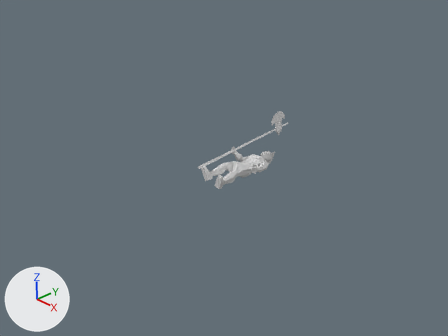
What one commit did to the Blender file techs/megapack/romans/guard_attack.blend.
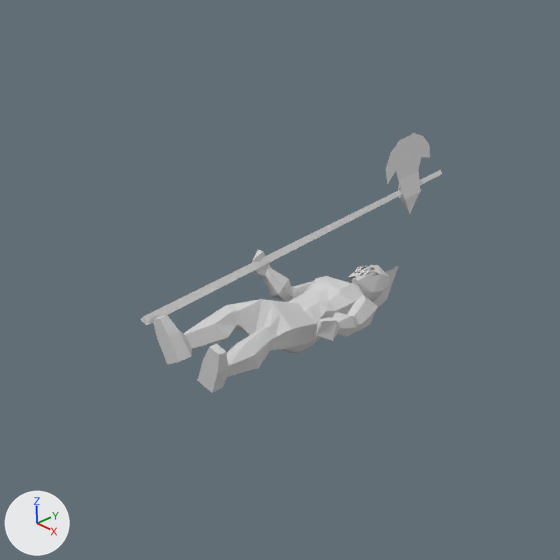
Each version is shown from the file's camera 'Camera', then close up on the part from 35% to 72% of the width and 21% to 71% of the height. The axes (+X, +Y, +Z) are drawn at lower left. The lights are the same throughout.

In view in the first close-up: 'Cylinder', 'speer_man_st_Material'.
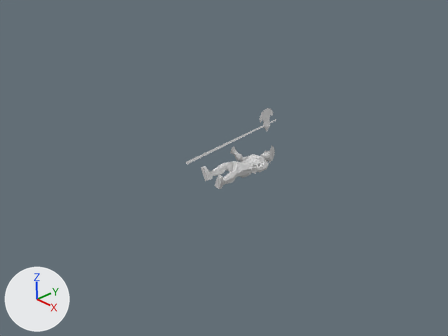
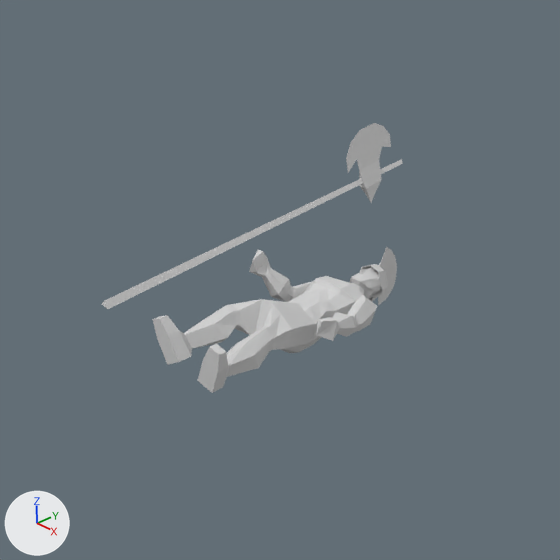
What differs and where, as boxes [x1, y1, x2, y2] in the close-ups (560 x 560 px):
'speer_man_st_Material', reshaped (6% narrower)
    before: [152, 250, 398, 393]
    after: [152, 250, 382, 393]
'Cylinder', moved
    before: [141, 133, 442, 325]
    after: [102, 123, 403, 309]
'speer_man_st_Mate', added
    after: [349, 247, 397, 305]
part 1 of me_speer_man_st_material, deleted
    before: [349, 265, 390, 302]
part 2 of me_speer_man_st_material, deleted
    before: [373, 266, 398, 309]

The change, as a diff of the scene's bpy script:
```diff
--- a/techs/megapack/romans/guard_attack.blend.py
+++ b/techs/megapack/romans/guard_attack.blend.py
@@ me_speer_man_st_material @@
 me_speer_man_st_material.from_pydata(...)  # 339 vertices, 635 faces; spans x -0.51..0.49, y -0.01..2.33, z -0.23..0.45
 # used by ob_speer_man_st_material; location = (0.019, 0.011, -0.011); scale = (1.08, 1.08, 1.08)
+# me_speer_man_st_material part 1: the loose piece of 60 vertices spanning x -0.13..0.12, y 1.77..2.21, z -0.11..0.21 is deleted
+# me_speer_man_st_material part 2: the loose piece of 11 vertices spanning x -0.03..0.01, y 1.84..2.33, z -0.23..0.1 is deleted
 me_speer_man_st_material.materials.append(mat_material_001)
@@ me_speer_man_st_mate @@
+me_speer_man_st_mate.from_pydata(...)  # 155 vertices, 278 faces; spans x -0.142..0.142, y -0.267..0.267, z -0.258..0.258
+me_speer_man_st_mate.materials.append(mat_material_001)  # its picture is missing
@@ ob_cylinder @@
 ob_cylinder = bpy.data.objects.new('Cylinder', me_cylinder)
-ob_cylinder.location = (-0.483, 2.527, 1.719)
+ob_cylinder.location = (-0.926, 2.487, 1.719)
 ob_cylinder.rotation_euler = (-0.675, 0.561, 0.587)  # degrees (-39, 32, 34)
@@ ob_speer_man_st_mate @@
+ob_speer_man_st_mate = bpy.data.objects.new('speer_man_st_Mate', me_speer_man_st_mate)
+ob_speer_man_st_mate.location = (0.015, 2.236, 0.06)
+ob_speer_man_st_mate.rotation_euler = (0.02, -0.05, -0.001)  # degrees (1.1, -2.9, -0.1)
```
